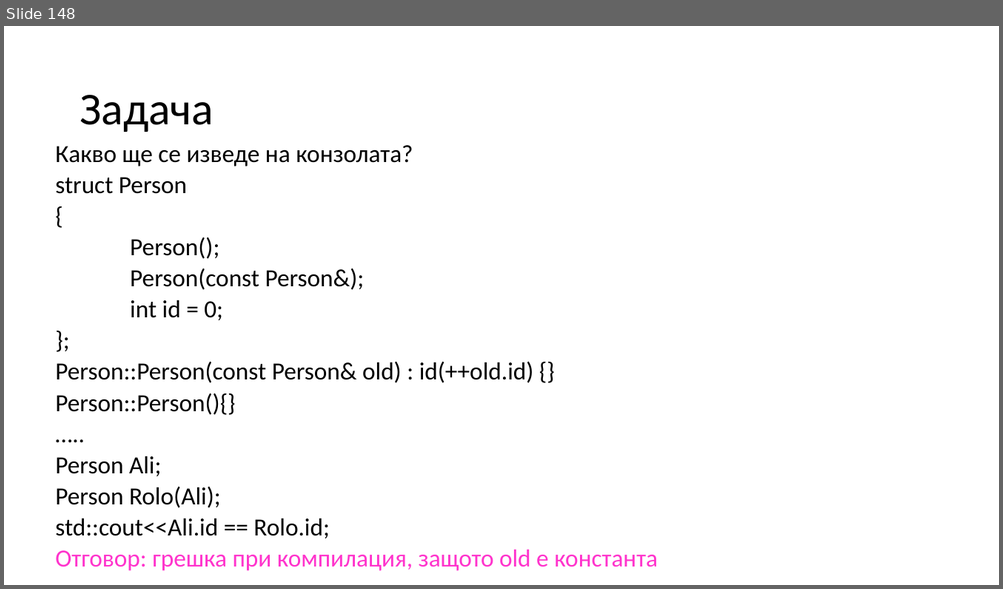
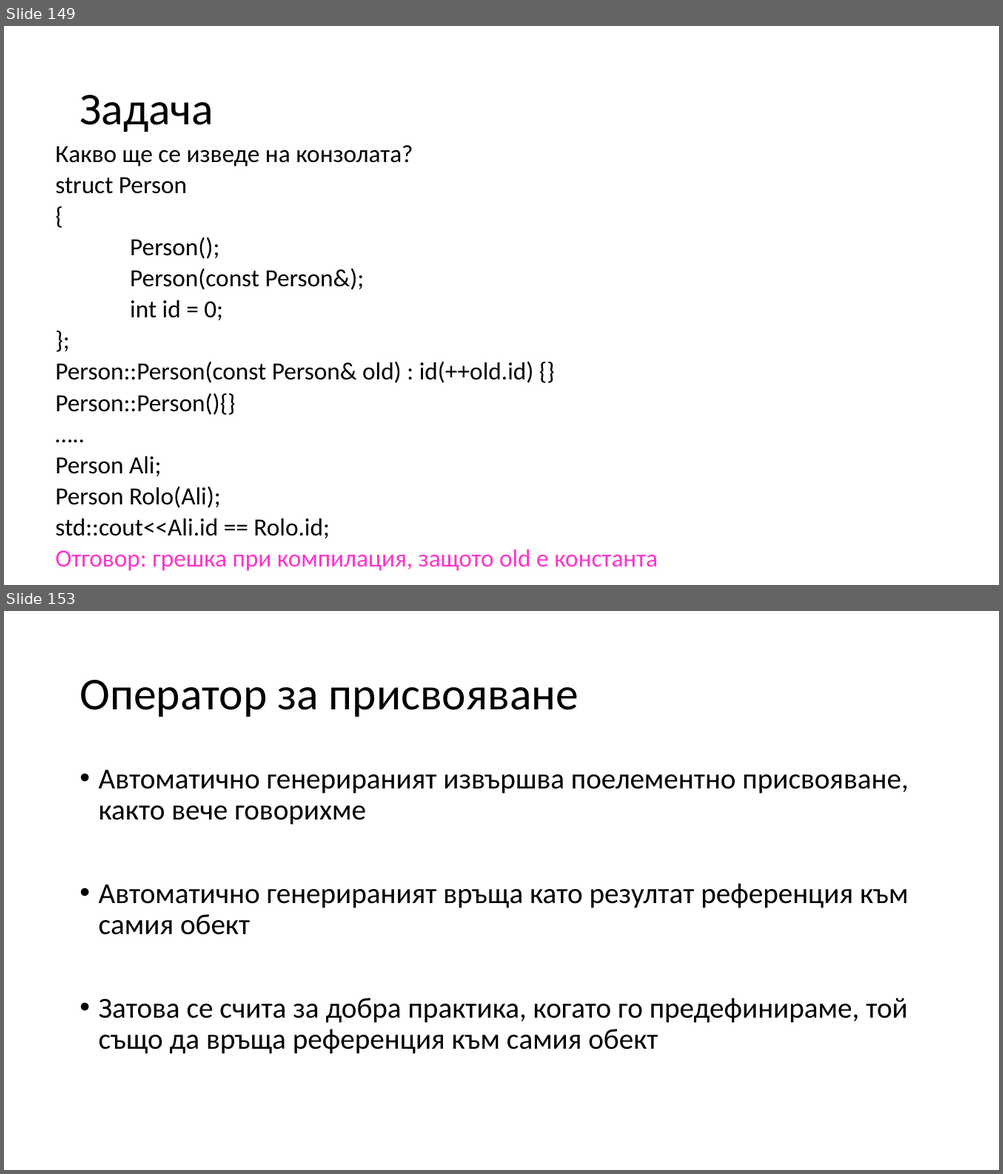
Before and after one commit to Mapmo/Uni-CPP, a slide deck: Object-Oriented Programming/Consultation1/Consultation1.pptx. Shown one above the other, each under a label of ours: slide 148 before the commit, slides 149 and 153 after it; the slides between them are not shown. The pictures are 1003x589 and 1003x1174 pixels, drawn with LibreOffice and Linux fonts; fonts in the diff are those of the drawing. Boxes give left, top, right and bottom in pixels: in the first picture for what was removed or moved away, otherwise in the second. Text is boxed around its words. In the diff, an @@ line names an element or a change of style, - is before the commit and + after.

```diff
--- a/Object-Oriented Programming/Consultation1/Consultation1.pptx
+++ b/Object-Oriented Programming/Consultation1/Consultation1.pptx
@@ slide 153 added at (4, 611, 999, 1170), background #FFFFFF @@
@@ title added at (79, 680, 578, 717), 44 pt, text #000000 @@
+Оператор за присвояване
@@ text added at (99, 770, 908, 1054), 28 pt, text #000000 @@
+• Автоматично генерираният извършва поелементно присвояване, както вече говорихме
+• Автоматично генерираният връща като резултат референция към самия обект
+• Затова се счита за добра практика, когато го предефинираме, той също да връща референция към самия обект
@@ what was slide 148 is now slide 149 @@
```
Also in this commit, not shown: 1 slide changed, 16 other slides added, 1 other file.
